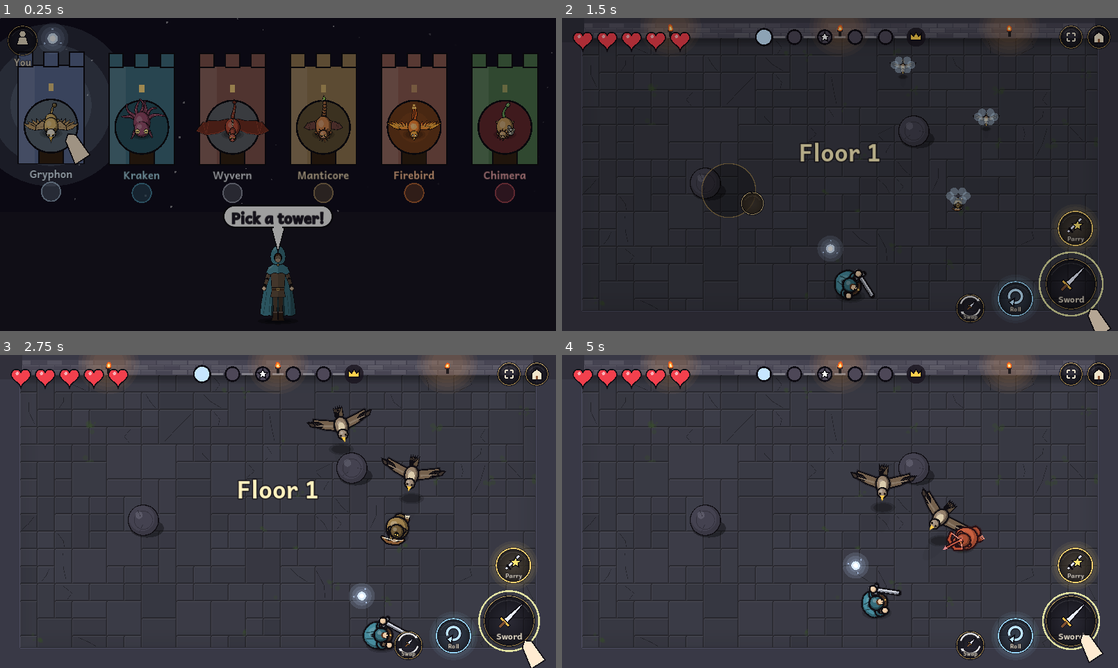
Above: before the commit, frames 1-4 (two rows, left to right).
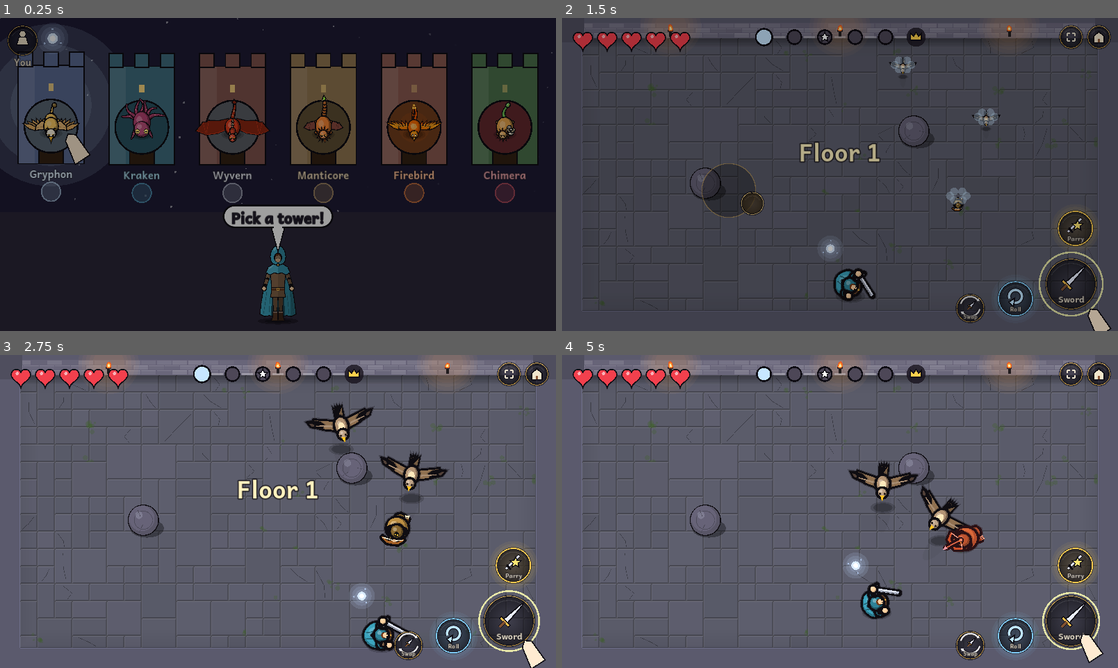
Above: after the commit, the same moments.

Repository: Raphu88/sixfold-tower-godot
Game: Godot game, scene res://scenes/game.tscn
Same seed, same stepped clock (60 frames per second), same inputs: the game is played once before the commit and once after it.
Inputs (mouse positions are in pixels of both pictures, inside the frame that each line leads up to):
- Up to frame 1 (0.25 s): no input
- Up to frame 2 (1.5 s): tap Enter at 0.5 s; move the mouse to (962, 158) at 0.52 s; hold Right 0.53-1.25 s; hold Enter 0.53-1.25 s; click (962, 158) at 0.67 s; tap Space at 0.77, 1.07 s; drag from (728, 190) to (812, 237) at 1.27 s
- Up to frame 3 (2.75 s): move the mouse to (333, 442) at 2.02 s; hold Right from 2.03 s (still down); hold J from 2.03 s (still down)
- Up to frame 4 (5 s): release Right at 2.75 s; release J at 2.75 s; drag from (812, 574) to (673, 464) at 2.77 s; move the mouse to (1006, 558) at 3.52 s; hold Left 3.53-4.25 s; tap Q at 3.6 s; tap Space at 3.77, 4.07 s; drag from (673, 464) to (756, 433) at 4.27 s

The runs differ from the first frame. In frame 1, 0.5% of the frame differs, in the area x 3-93%, y 24-94%; in frame 2, 83%; in frame 3, 92%; in frame 4, 93%, in the area x 0-100%, y 0-100%.

Commit message:
Six Towers LITE: brighter and a little more cartoony than the full game
- Every colour of the characters, rooms and buttons passes through
  Palette.toon(): more saturated and brighter, the dark outlines unchanged.
- Outlines are drawn 1.6 times as thick (Palette.TOON_LINE).
- Rooms lighter (room_art.gd BRIGHTER 0.12 -> 0.2); the home screen, the
  climber screen and the book page a little lighter too.

Co-Authored-By: Claude Opus 5.5 <noreply@anthropic.com>
Claude-Session: https://claude.ai/code/session_01HwWXjBcpBZgfCEJ7rHdduN

Diff:
--- a/lite/scripts/climber_screen.gd
+++ b/lite/scripts/climber_screen.gd
@@ -103,7 +103,7 @@
 func _draw() -> void:
 	spots.clear()
 	var vs := get_viewport_rect().size
-	draw_rect(Rect2(Vector2.ZERO, vs), Color(0.05, 0.045, 0.08))
+	draw_rect(Rect2(Vector2.ZERO, vs), Color(0.11, 0.1, 0.17))
 	var pg := page()
 	# The tabs, above the page.
 	var tw := 200.0
--- a/lite/scripts/creatures.gd
+++ b/lite/scripts/creatures.gd
@@ -1300,6 +1300,7 @@
 		return clampi(int(r * 0.85) + 7, 8, 32)
 
 	func _fill(col: Color, n: int) -> void:
+		col = Pal.toon(col)  # (LITE's brighter, more cartoony colours: palette.gd)
 		if danger > 0.0:
 			# Toward red, less on the dark outlines so the shapes still read.
 			var k := danger * 0.6 * clampf(col.get_luminance() * 2.5, 0.25, 1.0)
@@ -1327,8 +1328,8 @@
 	func ball(at: Vector2, r: float, col: Color, outline := true) -> void:
 		if outline:
 			if r >= 6.0:  # the soft rim; small balls don't need it
-				circle(at, r + 2.5, Color(Pal.OUTLINE, 0.3))
-			circle(at, r + 1.6, Pal.OUTLINE)
+				circle(at, r + 1.6 * Pal.TOON_LINE + 0.9, Color(Pal.OUTLINE, 0.3))
+			circle(at, r + 1.6 * Pal.TOON_LINE, Pal.OUTLINE)
 		circle(at, r, col.darkened(0.35))
 		circle(at + Vector2(-r * 0.12, -r * 0.14), r * 0.86, col)
 		circle(at + Vector2(-r * 0.32, -r * 0.36), r * 0.34, Color(col.lightened(0.45), 0.55))
@@ -1336,8 +1337,8 @@
 	## An oval ball (bodies), lit the same way.
 	func egg(at: Vector2, rad: Vector2, angle: float, col: Color, outline := true) -> void:
 		if outline:
-			oval(at, rad + Vector2(2.5, 2.5), angle, Color(Pal.OUTLINE, 0.3))
-			oval(at, rad + Vector2(1.6, 1.6), angle, Pal.OUTLINE)
+			oval(at, rad + Vector2.ONE * (1.6 * Pal.TOON_LINE + 0.9), angle, Color(Pal.OUTLINE, 0.3))
+			oval(at, rad + Vector2.ONE * 1.6 * Pal.TOON_LINE, angle, Pal.OUTLINE)
 		var m := minf(rad.x, rad.y)
 		oval(at, rad, angle, col.darkened(0.35))
 		oval(at + Vector2(-m * 0.12, -m * 0.14), rad * 0.86, angle, col)
@@ -1361,7 +1362,7 @@
 	## A thick outlined stroke with round ends (limbs, handles).
 	func limb(a: Vector2, b: Vector2, col: Color, w: float, outline := true) -> void:
 		if outline:
-			var ow := w + 3.2
+			var ow := w + 3.2 * Pal.TOON_LINE
 			quad(a, b, ow, Pal.OUTLINE)
 			circle(a, ow * 0.5, Pal.OUTLINE, 8)
 			circle(b, ow * 0.5, Pal.OUTLINE, 8)
@@ -1380,9 +1381,9 @@
 		for i in n:
 			nrm[i] = (p[mini(i + 1, n - 1)] - p[maxi(i - 1, 0)]).normalized().orthogonal()
 		if outline:
-			_strip(p, nrm, w, 1.0, 3.2, Pal.OUTLINE, 0.0)
-			circle(p[0], w[0] * 0.5 + 1.6, Pal.OUTLINE, 10)
-			circle(p[n - 1], w[n - 1] * 0.5 + 1.6, Pal.OUTLINE, 10)
+			_strip(p, nrm, w, 1.0, 3.2 * Pal.TOON_LINE, Pal.OUTLINE, 0.0)
+			circle(p[0], w[0] * 0.5 + 1.6 * Pal.TOON_LINE, Pal.OUTLINE, 10)
+			circle(p[n - 1], w[n - 1] * 0.5 + 1.6 * Pal.TOON_LINE, Pal.OUTLINE, 10)
 		var base := col.darkened(0.3) if shade else col
 		_strip(p, nrm, w, 1.0, 0.0, base, 0.0)
 		circle(p[0], w[0] * 0.5, base, 10)
@@ -1420,6 +1421,7 @@
 
 	## A filled polygon with a soft outline grown around it.
 	func poly(p: PackedVector2Array, col: Color, outline := 1.6) -> void:
+		outline *= Pal.TOON_LINE
 		if outline > 0.0:
 			if outline >= 1.3:  # the soft rim (thin details go without)
 				fill_poly(grow(p, outline + 0.9), Color(Pal.OUTLINE, 0.3))
--- a/lite/scripts/draw_util.gd
+++ b/lite/scripts/draw_util.gd
@@ -1,5 +1,7 @@
 extends RefCounted
-## (A copy of the full game's scripts/draw_util.gd, so LITE draws like it.)
+## (A copy of the full game's scripts/draw_util.gd, so LITE draws like it,
+## with LITE's cartoon look added: Batch colours pass through Palette.toon()
+## and outlines are Palette.TOON_LINE times as thick.)
 ## Shared drawing helpers for the code-drawn characters: outlined, shaded
 ## shapes and soft shadows. Every function draws onto the CanvasItem passed in.
 ##
@@ -176,7 +178,7 @@
 	func _color(col: Color, n: int) -> void:
 		var c := PackedColorArray()
 		c.resize(n)
-		c.fill(col)
+		c.fill(Palette.toon(col))
 		cols.append_array(c)
 
 	## Like draw_rect (filled).
@@ -234,8 +236,8 @@
 	## an unrotated canvas item).
 	func ball(pos: Vector2, r: float, col: Color, outline := true, light := LIGHT_DIR) -> void:
 		if outline:
-			dot(pos, r + 2.4, Color(Palette.OUTLINE, FEATHER_ALPHA))
-			dot(pos, r + 1.6, Palette.OUTLINE)
+			dot(pos, r + 1.6 * Palette.TOON_LINE + 0.8, Color(Palette.OUTLINE, FEATHER_ALPHA))
+			dot(pos, r + 1.6 * Palette.TOON_LINE, Palette.OUTLINE)
 		var l := light.normalized()
 		dot(pos, r, col.darkened(0.35))
 		dot(pos + l * r * 0.18, r * 0.86, col)
@@ -243,7 +245,7 @@
 
 	## A thick outlined line with round ends, for blades, shafts and limbs.
 	func stroke(a: Vector2, b: Vector2, col: Color, width: float) -> void:
-		var o := width + 2.4
+		var o := width + 2.4 * Palette.TOON_LINE
 		line(a, b, Color(Palette.OUTLINE, FEATHER_ALPHA), o + 1.6)
 		dot(a, (o + 1.6) * 0.5, Color(Palette.OUTLINE, FEATHER_ALPHA))
 		dot(b, (o + 1.6) * 0.5, Color(Palette.OUTLINE, FEATHER_ALPHA))
@@ -273,6 +275,7 @@
 
 	## An outlined polygon with a flat fill (outline 0 for none).
 	func poly(points: PackedVector2Array, col: Color, outline := 1.6) -> void:
+		outline *= Palette.TOON_LINE
 		if outline > 0.0:
 			path(points, Color(Palette.OUTLINE, FEATHER_ALPHA), outline * 2.0 + 1.6, true)
 			path(points, Palette.OUTLINE, outline * 2.0, true)
--- a/lite/scripts/home.gd
+++ b/lite/scripts/home.gd
@@ -153,11 +153,11 @@
 func _draw() -> void:
 	var vs := get_viewport_rect().size
 	# A night sky over the towers.
-	draw_rect(Rect2(Vector2.ZERO, vs), Color(0.07, 0.06, 0.12))
+	draw_rect(Rect2(Vector2.ZERO, vs), Color(0.12, 0.11, 0.21))
 	for k in 60:
 		var sp := Vector2(fmod(float(k) * 211.7, vs.x), fmod(float(k) * 97.3, vs.y * 0.7))
 		draw_circle(sp, 1.5 + float(k % 3) * 0.5, Color(1, 1, 1, 0.25 + 0.25 * sin(t * 1.5 + float(k))))
-	draw_rect(Rect2(0, vs.y * 0.62, vs.x, vs.y * 0.38), Color(0.1, 0.09, 0.14))
+	draw_rect(Rect2(0, vs.y * 0.62, vs.x, vs.y * 0.38), Color(0.17, 0.15, 0.22))
 	var sug := suggested()
 	for i in Data.ORDER.size():
 		_draw_tower(i, Data.ORDER[i] == sug)
--- a/lite/scripts/palette.gd
+++ b/lite/scripts/palette.gd
@@ -58,3 +58,27 @@
 const KNIGHT := Color(0.66, 0.7, 0.8)
 const PLUME := Color(0.75, 0.2, 0.18)
 static var DANGER := Color(1.0, 0.3, 0.25)
+
+# --- LITE: a little brighter and more cartoony than the full game ---------------
+## Every colour the characters, rooms and buttons are drawn in passes through
+## toon() (draw_util.gd Batch, creatures.gd Pen): more saturated and brighter,
+## while the dark outlines stay dark. And outlines are drawn TOON_LINE times as
+## thick as the full game's. (1.0 everywhere would look just like the full game.)
+static var TOON_SAT := 1.25
+static var TOON_BRIGHT := 1.14
+static var TOON_LIFT := 0.04
+static var TOON_LINE := 1.6
+static var _toon_cache := {}
+
+
+static func toon(c: Color) -> Color:
+	if _toon_cache.has(c):
+		return _toon_cache[c]
+	var k := clampf((c.v - 0.08) / 0.12, 0.0, 1.0)  # (outlines and deep shadows stay as they are)
+	var out := c
+	if k > 0.0:
+		out = c.lerp(Color.from_hsv(c.h, minf(1.0, c.s * TOON_SAT), minf(1.0, c.v * TOON_BRIGHT + TOON_LIFT), c.a), k)
+	if _toon_cache.size() > 6000:
+		_toon_cache.clear()
+	_toon_cache[c] = out
+	return out
--- a/lite/scripts/room_art.gd
+++ b/lite/scripts/room_art.gd
@@ -12,7 +12,7 @@
 const TILE := 40.0
 const FACE := 34.0  # the north wall's brick face
 ## How much lighter than the full game's stone (0: the same).
-const BRIGHTER := 0.12
+const BRIGHTER := 0.2
 
 
 static func _hash(x: int, y: int, salt := 0) -> float:
--- a/lite/scripts/ui.gd
+++ b/lite/scripts/ui.gd
@@ -12,8 +12,8 @@
 static var TEXT := Color(0.925, 0.89, 0.81)
 const OUTLINE := Color(0.03, 0.025, 0.04)
 ## The book's page and its edge (the full game's Climber's Book).
-static var PAGE_TOP := Color(0.2, 0.16, 0.13)
-static var PAGE_BOTTOM := Color(0.12, 0.095, 0.08)
+static var PAGE_TOP := Color(0.28, 0.22, 0.17)
+static var PAGE_BOTTOM := Color(0.19, 0.15, 0.12)
 static var LEATHER := Color(0.36, 0.22, 0.12)
 
 
Not shown, changed: CLAUDE.md
